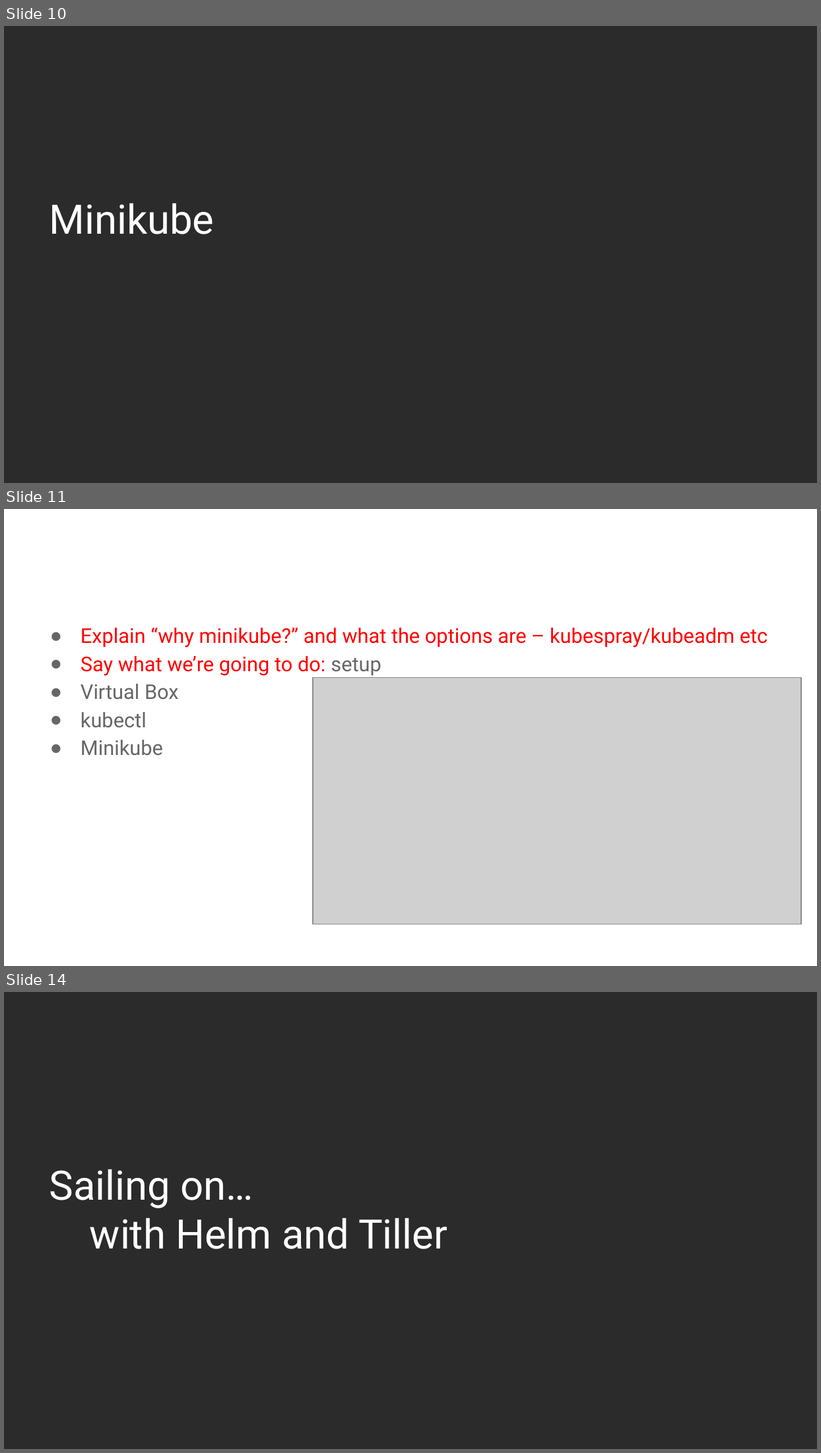
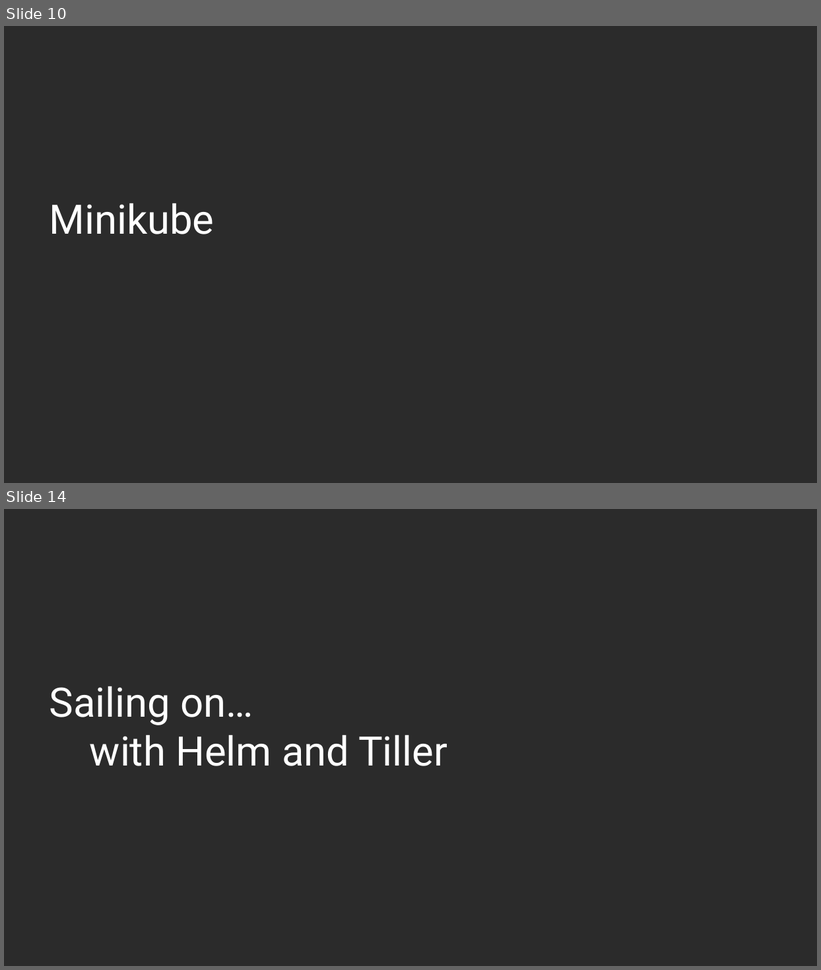
Before and after one commit to AutomatedIT/presentations, a slide deck: KubernetesMinikubeHelm_1.pptx. Shown one above the other, each under a label of ours: slides 10, 11 and 14 before the commit, slides 10 and 14 after it; the slides between them are not shown. The pictures are 821x1453 and 821x970 pixels, drawn with LibreOffice and Linux fonts; fonts in the diff are those of the drawing; grey boxes stand for pictures; background and template pictures are left out; a plain dark background stands for a picture behind light text. Boxes give left, top, right and bottom in pixels: in the first picture for what was removed or moved away, otherwise in the second. Text is boxed around its words. In the diff, an @@ line names an element or a change of style, - is before the commit and + after.

```diff
--- a/KubernetesMinikubeHelm_1.pptx
+++ b/KubernetesMinikubeHelm_1.pptx
@@ slide 11 removed at (4, 509, 817, 966), background picture (left out) @@
@@ title removed at (32, 535, 789, 586) @@
-Minikube, VirtualBox and kubectl
@@ text removed at (81, 627, 768, 756) @@
-● Explain “why minikube?” and what the options are – kubespray/kubeadm etc
-● Say what we’re going to do: setup
-● Virtual Box
-● kubectl
-● Minikube
@@ picture removed at (313, 678, 802, 925) @@
```
Also in this commit, not shown: 8 slides changed, 5 slides added, 3 other slides removed, 3 other files.
